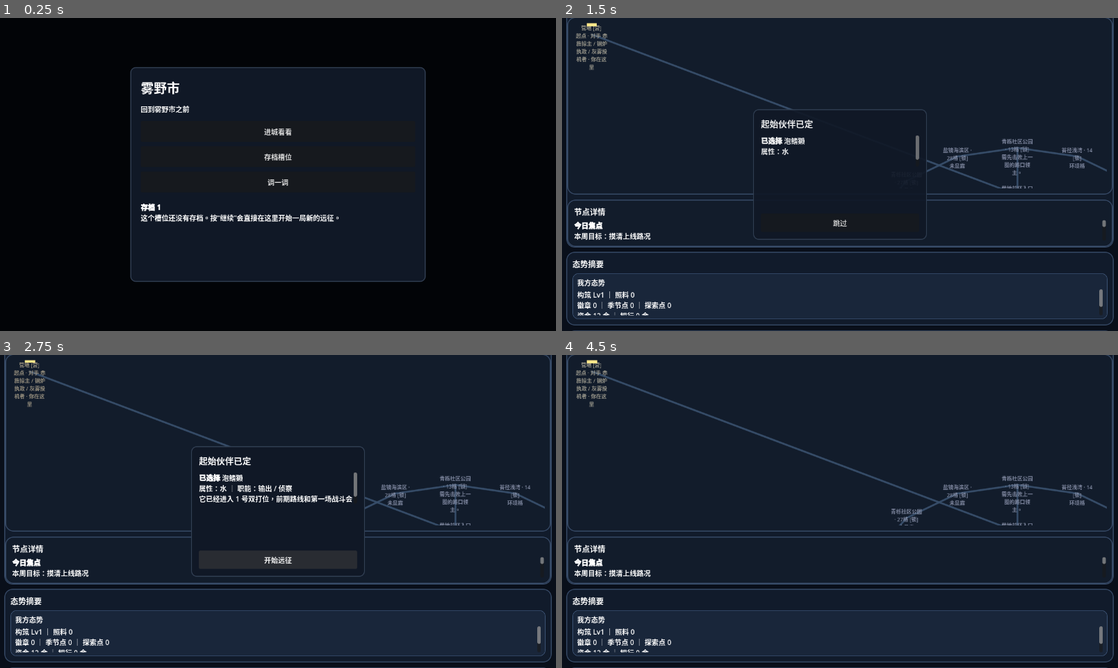
Above: before the commit, frames 1-4 (two rows, left to right).
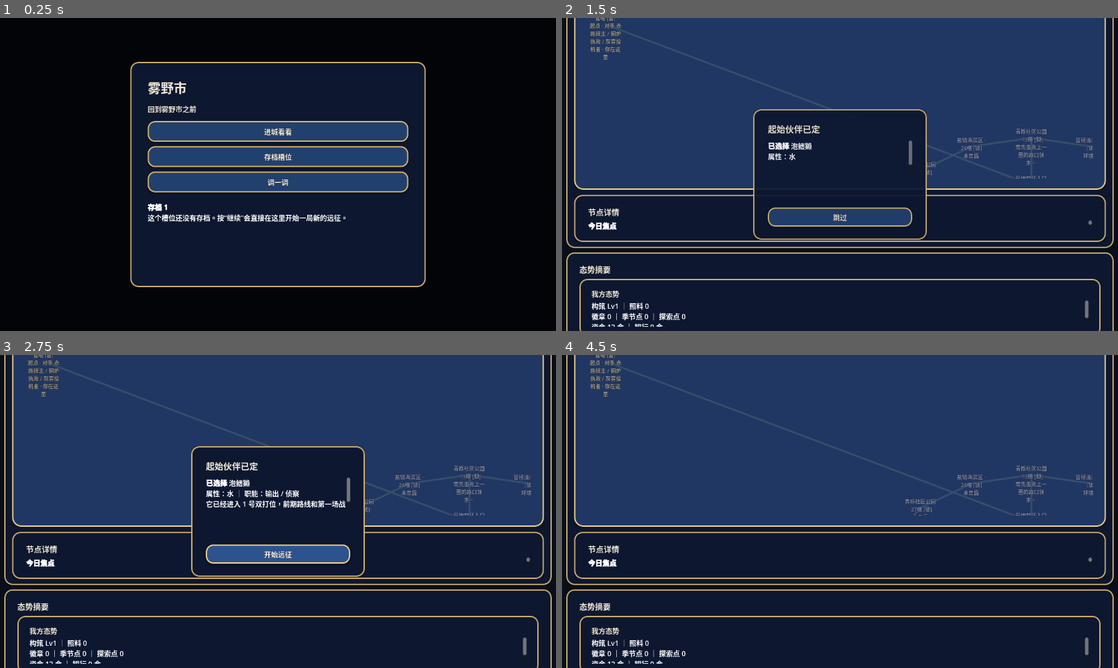
Above: after the commit, the same moments.

Repository: throwbananana/DA-FUWEN
Game: Godot game, scene res://scenes/main.tscn
Same seed, same stepped clock (60 frames per second), same inputs: the game is played once before the commit and once after it.
Inputs:
- Up to frame 1 (0.25 s): no input
- Up to frame 2 (1.5 s): click "进城看看" at 0.5 s; click "泡鳍獭 水 ｜ 输出 / 侦察 ｜ 会直接替换到 1 号双…" at 1.25 s
- Up to frame 3 (2.75 s): click "跳过" at 2 s
- Up to frame 4 (4.5 s): click "开始远征" at 2.75 s; click "跳过" at 3.5 s; click "出门走走" at 4.25 s

The runs differ from the first frame. In frame 1, 13% of the frame differs, in the area x 23-77%, y 14-86%; in frame 2, 53%; in frame 3, 55%; in frame 4, 59%, in the area x 0-100%, y 0-100%.

Commit message:
Add JRPG theme and integrate global UI styling

Diff:
--- /dev/null
+++ b/scripts/jrpg_theme.gd
@@ -0,0 +1,309 @@
+extends RefCounted
+class_name JrpgTheme
+
+static func build() -> Theme:
+	var theme := Theme.new()
+
+	var panel := _box(
+		Color("0D1730"),
+		Color("C9A96B"),
+		3,
+		18,
+		Color(0, 0, 0, 0.22),
+		6,
+		Vector2(0, 3),
+		18, 14, 18, 14
+	)
+
+	var popup_panel := _box(
+		Color("101D3D"),
+		Color("E2C27F"),
+		3,
+		20,
+		Color(0, 0, 0, 0.26),
+		8,
+		Vector2(0, 4),
+		22, 18, 22, 18
+	)
+
+	var button_normal := _box(
+		Color("22406E"),
+		Color("D6B46A"),
+		3,
+		16,
+		Color(0, 0, 0, 0.18),
+		4,
+		Vector2(0, 2),
+		18, 10, 18, 10
+	)
+
+	var button_hover := _box(
+		Color("2C538E"),
+		Color("F0D08A"),
+		3,
+		16,
+		Color(0, 0, 0, 0.20),
+		5,
+		Vector2(0, 3),
+		18, 10, 18, 10
+	)
+
+	var button_pressed := _box(
+		Color("173055"),
+		Color("C8A25A"),
+		3,
+		16,
+		Color(0, 0, 0, 0.10),
+		2,
+		Vector2(0, 1),
+		18, 11, 18, 9
+	)
+
+	var button_hover_pressed := _box(
+		Color("1D3A65"),
+		Color("F2D58F"),
+		3,
+		16,
+		Color(0, 0, 0, 0.12),
+		2,
+		Vector2(0, 1),
+		18, 11, 18, 9
+	)
+
+	var button_disabled := _box(
+		Color("3B465B"),
+		Color("7B7F8B"),
+		2,
+		16,
+		Color(0, 0, 0, 0.06),
+		1,
+		Vector2.ZERO,
+		18, 10, 18, 10
+	)
+
+	var button_focus := _focus_ring(Color("FFE49A"), 4, 20)
+
+	var popup_menu_panel := _box(
+		Color("0F1B36"),
+		Color("D6B46A"),
+		2,
+		14,
+		Color(0, 0, 0, 0.24),
+		6,
+		Vector2(0, 3),
+		10, 8, 10, 8
+	)
+
+	var popup_menu_hover := _box(
+		Color("28497C"),
+		Color("F0D08A"),
+		2,
+		10,
+		Color(0, 0, 0, 0.10),
+		0,
+		Vector2.ZERO,
+		8, 6, 8, 6
+	)
+
+	var popup_menu_separator := _line_box(Color("C9A96B"), 1, 6, 4)
+	var popup_menu_labeled_separator_left := _line_box(Color("6E7B99"), 1, 6, 3)
+	var popup_menu_labeled_separator_right := _line_box(Color("6E7B99"), 1, 6, 3)
+
+	var tab_bar_background := _box(
+		Color("111E39"),
+		Color("8B7448"),
+		1,
+		14,
+		Color(0, 0, 0, 0.10),
+		0,
+		Vector2.ZERO,
+		6, 6, 6, 6
+	)
+
+	var tab_unselected := _box(
+		Color("1C2D52"),
+		Color("8E7A53"),
+		2,
+		14,
+		Color(0, 0, 0, 0.10),
+		0,
+		Vector2.ZERO,
+		14, 8, 14, 8
+	)
+
+	var tab_hovered := _box(
+		Color("28497C"),
+		Color("E7C67D"),
+		2,
+		14,
+		Color(0, 0, 0, 0.10),
+		0,
+		Vector2.ZERO,
+		14, 8, 14, 8
+	)
+
+	var tab_selected := _box(
+		Color("355A93"),
+		Color("F3D997"),
+		3,
+		14,
+		Color(0, 0, 0, 0.08),
+		0,
+		Vector2.ZERO,
+		14, 9, 14, 9
+	)
+
+	var tab_disabled := _box(
+		Color("2C3342"),
+		Color("5E6472"),
+		2,
+		14,
+		Color(0, 0, 0, 0.04),
+		0,
+		Vector2.ZERO,
+		14, 8, 14, 8
+	)
+
+	var tab_focus := _focus_ring(Color("FFE49A"), 3, 16)
+	var tab_container_panel := panel.duplicate()
+
+	theme.set_stylebox("panel", "PanelContainer", panel)
+	theme.set_stylebox("panel", "PopupPanel", popup_panel)
+
+	theme.set_stylebox("normal", "Button", button_normal)
+	theme.set_stylebox("hover", "Button", button_hover)
+	theme.set_stylebox("pressed", "Button", button_pressed)
+	theme.set_stylebox("hover_pressed", "Button", button_hover_pressed)
+	theme.set_stylebox("disabled", "Button", button_disabled)
+	theme.set_stylebox("focus", "Button", button_focus)
+
+	theme.set_color("font_color", "Button", Color("F7F1DE"))
+	theme.set_color("font_hover_color", "Button", Color("FFF6E7"))
+	theme.set_color("font_pressed_color", "Button", Color("F2E0B7"))
+	theme.set_color("font_hover_pressed_color", "Button", Color("FFF7DA"))
+	theme.set_color("font_disabled_color", "Button", Color("A7A7A7"))
+	theme.set_color("font_focus_color", "Button", Color("FFF6E7"))
+	theme.set_color("font_outline_color", "Button", Color("1A2340"))
+	theme.set_constant("outline_size", "Button", 2)
+	theme.set_constant("h_separation", "Button", 8)
+
+	# OptionButton inherits Button, but its dropdown arrow is a dedicated theme item.
+	theme.set_stylebox("normal", "OptionButton", button_normal.duplicate())
+	theme.set_stylebox("hover", "OptionButton", button_hover.duplicate())
+	theme.set_stylebox("pressed", "OptionButton", button_pressed.duplicate())
+	theme.set_stylebox("hover_pressed", "OptionButton", button_hover_pressed.duplicate())
+	theme.set_stylebox("disabled", "OptionButton", button_disabled.duplicate())
+	theme.set_stylebox("focus", "OptionButton", button_focus.duplicate())
+	theme.set_color("font_color", "OptionButton", Color("F7F1DE"))
+	theme.set_color("font_hover_color", "OptionButton", Color("FFF6E7"))
+	theme.set_color("font_pressed_color", "OptionButton", Color("F2E0B7"))
+	theme.set_color("font_hover_pressed_color", "OptionButton", Color("FFF7DA"))
+	theme.set_color("font_disabled_color", "OptionButton", Color("A7A7A7"))
+	theme.set_color("font_focus_color", "OptionButton", Color("FFF6E7"))
+	theme.set_color("font_outline_color", "OptionButton", Color("1A2340"))
+	theme.set_constant("outline_size", "OptionButton", 2)
+	theme.set_constant("h_separation", "OptionButton", 8)
+	theme.set_constant("arrow_margin", "OptionButton", 10)
+	theme.set_constant("modulate_arrow", "OptionButton", 1)
+
+	# OptionButton.get_popup() returns an internal PopupMenu, so style PopupMenu globally too.
+	theme.set_stylebox("panel", "PopupMenu", popup_menu_panel)
+	theme.set_stylebox("hover", "PopupMenu", popup_menu_hover)
+	theme.set_stylebox("separator", "PopupMenu", popup_menu_separator)
+	theme.set_stylebox("labeled_separator_left", "PopupMenu", popup_menu_labeled_separator_left)
+	theme.set_stylebox("labeled_separator_right", "PopupMenu", popup_menu_labeled_separator_right)
+	theme.set_color("font_color", "PopupMenu", Color("F7F1DE"))
+	theme.set_color("font_hover_color", "PopupMenu", Color("FFF8E6"))
+	theme.set_color("font_disabled_color", "PopupMenu", Color("9A9AA3"))
+	theme.set_color("font_separator_color", "PopupMenu", Color("E7C67D"))
+	theme.set_color("font_outline_color", "PopupMenu", Color("0D1730"))
+	theme.set_color("font_separator_outline_color", "PopupMenu", Color("0D1730"))
+	theme.set_color("font_accelerator_color", "PopupMenu", Color("D7C39A"))
+	theme.set_constant("outline_size", "PopupMenu", 1)
+	theme.set_constant("separator_outline_size", "PopupMenu", 1)
+	theme.set_constant("item_start_padding", "PopupMenu", 8)
+	theme.set_constant("item_end_padding", "PopupMenu", 8)
+	theme.set_constant("h_separation", "PopupMenu", 8)
+	theme.set_constant("v_separation", "PopupMenu", 4)
+
+	# Some scenes may use TabContainer directly, others may use a standalone TabBar.
+	for theme_type in ["TabContainer", "TabBar"]:
+		theme.set_stylebox("tab_unselected", theme_type, tab_unselected.duplicate())
+		theme.set_stylebox("tab_hovered", theme_type, tab_hovered.duplicate())
+		theme.set_stylebox("tab_selected", theme_type, tab_selected.duplicate())
+		theme.set_stylebox("tab_disabled", theme_type, tab_disabled.duplicate())
+		theme.set_stylebox("tab_focus", theme_type, tab_focus.duplicate())
+		theme.set_color("font_unselected_color", theme_type, Color("D7DDF1"))
+		theme.set_color("font_hovered_color", theme_type, Color("FFF2CF"))
+		theme.set_color("font_selected_color", theme_type, Color("FFF8E6"))
+		theme.set_color("font_disabled_color", theme_type, Color("8E93A3"))
+		theme.set_color("font_outline_color", theme_type, Color("0D1730"))
+		theme.set_constant("outline_size", theme_type, 1)
+		theme.set_constant("icon_separation", theme_type, 6)
+		theme.set_constant("side_margin", theme_type, 10)
+		theme.set_constant("tab_separation", theme_type, 4)
+
+	theme.set_stylebox("tabbar_background", "TabContainer", tab_bar_background)
+	theme.set_stylebox("panel", "TabContainer", tab_container_panel)
+	theme.set_stylebox("button_highlight", "TabBar", button_hover.duplicate())
+	theme.set_stylebox("button_pressed", "TabBar", button_pressed.duplicate())
+
+	theme.set_color("font_color", "Label", Color("F3EBD7"))
+
+	return theme
+
+static func _box(
+	fill: Color,
+	border: Color,
+	border_width: int,
+	radius: int,
+	shadow_color: Color,
+	shadow_size: int,
+	shadow_offset: Vector2,
+	margin_left: int,
+	margin_top: int,
+	margin_right: int,
+	margin_bottom: int
+) -> StyleBoxFlat:
+	var sb := StyleBoxFlat.new()
+	sb.bg_color = fill
+	sb.border_color = border
+	sb.set_border_width_all(border_width)
+	sb.set_corner_radius_all(radius)
+	sb.shadow_color = shadow_color
+	sb.shadow_size = shadow_size
+	sb.shadow_offset = shadow_offset
+	sb.anti_aliasing = true
+	sb.anti_aliasing_size = 1.0
+	sb.content_margin_left = margin_left
+	sb.content_margin_top = margin_top
+	sb.content_margin_right = margin_right
+	sb.content_margin_bottom = margin_bottom
+	return sb
+
+static func _focus_ring(color: Color, width: int, radius: int) -> StyleBoxFlat:
+	var sb := StyleBoxFlat.new()
+	sb.draw_center = false
+	sb.border_color = color
+	sb.set_border_width_all(width)
+	sb.set_corner_radius_all(radius)
+	sb.expand_margin_left = 2
+	sb.expand_margin_top = 2
+	sb.expand_margin_right = 2
+	sb.expand_margin_bottom = 2
+	sb.anti_aliasing = true
+	sb.anti_aliasing_size = 1.0
+	return sb
+
+static func _line_box(color: Color, thickness: int, margin_x: int, margin_y: int) -> StyleBoxFlat:
+	var sb := StyleBoxFlat.new()
+	sb.draw_center = false
+	sb.border_color = color
+	sb.border_width_bottom = thickness
+	sb.content_margin_left = margin_x
+	sb.content_margin_top = margin_y
+	sb.content_margin_right = margin_x
+	sb.content_margin_bottom = margin_y
+	sb.anti_aliasing = true
+	sb.anti_aliasing_size = 1.0
+	return sb
--- a/scripts/main.gd
+++ b/scripts/main.gd
@@ -36,6 +36,7 @@
 const InfirmaryService = preload("res://scripts/services/infirmary_service.gd")
 const AnnualCompetitionService = preload("res://scripts/services/annual_competition_service.gd")
 const BattleRosterServiceScript = preload("res://scripts/services/battle_roster_service.gd")
+const JrpgTheme = preload("res://scripts/jrpg_theme.gd")
 
 const GAME_TITLE := "雾野市"
 const INVENTORY_RESOURCE_TYPES: Array[String] = ["material", "rare_material"]
@@ -277,6 +278,7 @@
 	)
 	_ensure_save_slot_panel()
 	_connect_signals()
+	theme = JrpgTheme.build()
 	_apply_basic_styles()
 	_prepare_overlay_panels()
 	_configure_safe_ui_bounds()
@@ -386,61 +388,21 @@
 
 func _apply_basic_styles() -> void:
 	battle_panel.hide()
-	var panel_style := StyleBoxFlat.new()
-	panel_style.bg_color = Color("101826")
-	panel_style.border_width_left = 2
-	panel_style.border_width_top = 2
-	panel_style.border_width_right = 2
-	panel_style.border_width_bottom = 2
-	panel_style.border_color = Color("334155")
-	panel_style.corner_radius_top_left = 12
-	panel_style.corner_radius_top_right = 12
-	panel_style.corner_radius_bottom_left = 12
-	panel_style.corner_radius_bottom_right = 12
-	var overlay_panels := [battle_panel, dice_roll_panel, decision_panel, base_panel, system_panel, main_menu_panel]
-	if is_instance_valid(save_slot_panel):
-		overlay_panels.append(save_slot_panel)
-	if is_instance_valid(cutscene_panel):
-		overlay_panels.append(cutscene_panel)
-	for panel in overlay_panels:
-		panel.add_theme_stylebox_override("panel", panel_style)
-	var surface_style := StyleBoxFlat.new()
-	surface_style.bg_color = Color(0.07, 0.11, 0.17, 0.96)
-	surface_style.border_color = Color(0.23, 0.31, 0.43, 0.95)
-	surface_style.border_width_left = 2
-	surface_style.border_width_top = 2
-	surface_style.border_width_right = 2
-	surface_style.border_width_bottom = 2
-	surface_style.corner_radius_top_left = 18
-	surface_style.corner_radius_top_right = 18
-	surface_style.corner_radius_bottom_left = 18
-	surface_style.corner_radius_bottom_right = 18
-	for panel in [board_panel, board_top_strip, board_stage_panel, node_detail_card, status_panel, dice_panel, roster_panel, log_panel]:
-		panel.add_theme_stylebox_override("panel", surface_style.duplicate())
-	var subcard_style := StyleBoxFlat.new()
-	subcard_style.bg_color = Color(0.10, 0.15, 0.23, 0.96)
-	subcard_style.border_color = Color(0.31, 0.42, 0.58, 0.92)
-	subcard_style.border_width_left = 1
-	subcard_style.border_width_top = 1
-	subcard_style.border_width_right = 1
-	subcard_style.border_width_bottom = 1
-	subcard_style.corner_radius_top_left = 14
-	subcard_style.corner_radius_top_right = 14
-	subcard_style.corner_radius_bottom_left = 14
-	subcard_style.corner_radius_bottom_right = 14
-	for panel in [player_card, rival_card, control_card]:
-		panel.add_theme_stylebox_override("panel", subcard_style.duplicate())
+
 	var chip_style := StyleBoxFlat.new()
-	chip_style.bg_color = Color(0.12, 0.18, 0.28, 0.94)
-	chip_style.border_color = Color(0.34, 0.52, 0.74, 0.92)
-	chip_style.border_width_left = 1
-	chip_style.border_width_top = 1
-	chip_style.border_width_right = 1
-	chip_style.border_width_bottom = 1
-	chip_style.corner_radius_top_left = 999
-	chip_style.corner_radius_top_right = 999
-	chip_style.corner_radius_bottom_left = 999
-	chip_style.corner_radius_bottom_right = 999
+	chip_style.bg_color = Color("1A2C52")
+	chip_style.border_color = Color("D9BC79")
+	chip_style.set_border_width_all(2)
+	chip_style.set_corner_radius_all(999)
+	chip_style.content_margin_left = 12
+	chip_style.content_margin_top = 6
+	chip_style.content_margin_right = 12
+	chip_style.content_margin_bottom = 6
+	chip_style.shadow_color = Color(0, 0, 0, 0.10)
+	chip_style.shadow_size = 3
+	chip_style.shadow_offset = Vector2(0, 2)
+	chip_style.anti_aliasing = true
+
 	for path in [
 		"RootMargin/MainVBox/HeaderBar/HeaderLeft/RunStatusRow/RoundChip",
 		"RootMargin/MainVBox/HeaderBar/HeaderLeft/RunStatusRow/WeatherChip",
@@ -449,11 +411,27 @@
 		var chip := get_node_or_null(path)
 		if chip is PanelContainer:
 			chip.add_theme_stylebox_override("panel", chip_style.duplicate())
-	title_label.modulate = Color(0.98, 0.98, 1.0, 1.0)
-	meta_label.modulate = Color(0.72, 0.82, 0.92, 0.96)
-	round_label.modulate = Color(0.86, 0.92, 1.0, 1.0)
-	weather_label.modulate = Color(0.86, 0.92, 1.0, 1.0)
-	objective_label.modulate = Color(0.95, 0.93, 0.82, 1.0)
+
+	var stage_highlight := StyleBoxFlat.new()
+	stage_highlight.bg_color = Color("203763")
+	stage_highlight.border_color = Color("F0CF84")
+	stage_highlight.set_border_width_all(3)
+	stage_highlight.set_corner_radius_all(20)
+	stage_highlight.content_margin_left = 18
+	stage_highlight.content_margin_top = 14
+	stage_highlight.content_margin_right = 18
+	stage_highlight.content_margin_bottom = 14
+	stage_highlight.shadow_color = Color(0, 0, 0, 0.18)
+	stage_highlight.shadow_size = 6
+	stage_highlight.shadow_offset = Vector2(0, 3)
+	stage_highlight.anti_aliasing = true
+	board_stage_panel.add_theme_stylebox_override("panel", stage_highlight)
+
+	title_label.modulate = Color("FFF6DE")
+	meta_label.modulate = Color("D7DDF1")
+	round_label.modulate = Color("F4E7C2")
+	weather_label.modulate = Color("D7E5FF")
+	objective_label.modulate = Color("FFE8A8")
 
 func _prepare_overlay_panels() -> void:
 	var centered_panels := [
